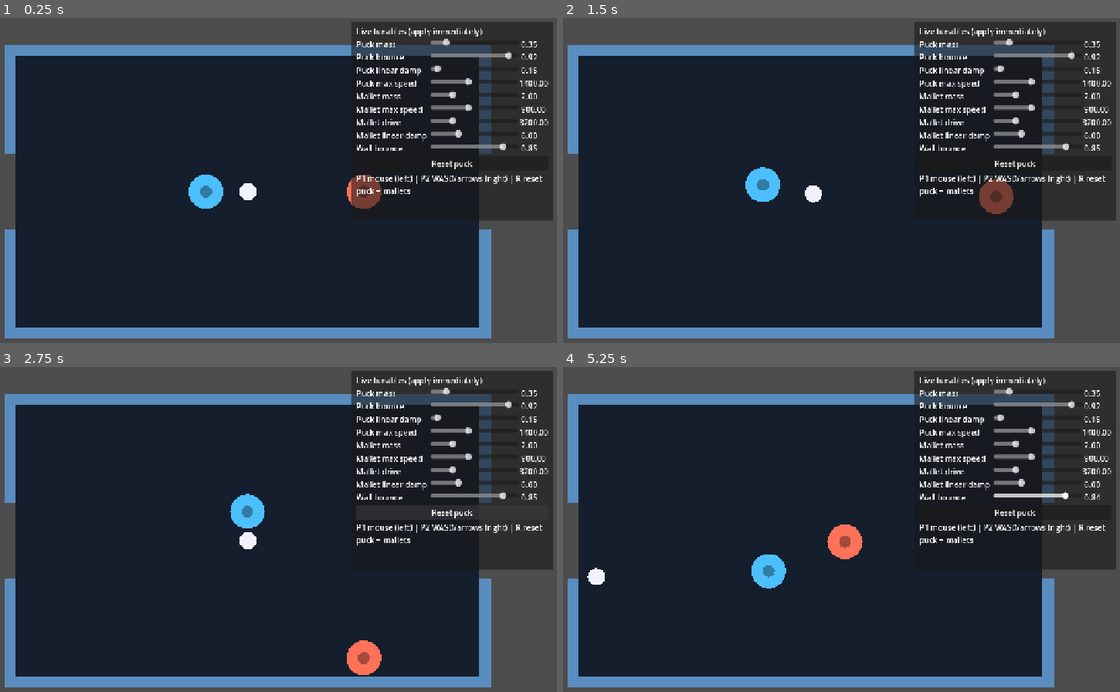
Above: before the commit, frames 1-4 (two rows, left to right).
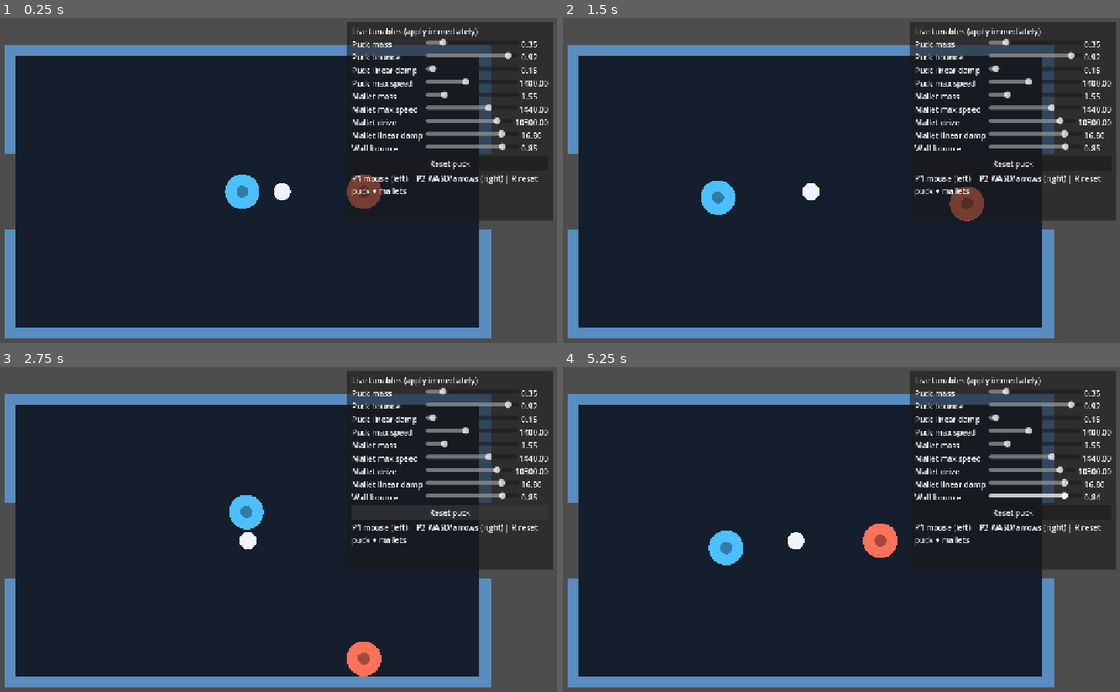
Above: after the commit, the same moments.

Repository: waigore/airhockey
Game: Godot game, scene res://scenes/main.tscn
Two runs of this game, one before a commit and one after it. Both use one fixed random seed, a clock stepped at 60 frames per second and the inputs below.
Inputs (mouse positions are in pixels of both pictures, inside the frame that each line leads up to):
- Up to frame 1 (0.25 s): no input
- Up to frame 2 (1.5 s): tap Enter at 0.5 s; move the mouse to (947, 174) at 0.52 s; hold Right 0.53-1.28 s; tap R at 0.6, 1.35 s; tap Space at 1.25 s; move the mouse to (685, 209) at 1.27 s; hold Down from 1.28 s (still down)
- Up to frame 3 (2.75 s): release Down at 2 s; click "Reset puck" at 2 s
- Up to frame 4 (5.25 s): move the mouse to (874, 464) at 2.77 s; hold Right 2.78-3.53 s; tap R every 0.75 s from 2.85 to 5.1 s; move the mouse to (780, 610) at 3.52 s; hold Up 3.53-4.28 s; move the mouse to (997, 591) at 4.27 s; hold Left from 4.28 s (still down); move the mouse to (624, 487) at 5.02 s

The runs differ from the first frame. In frame 1, 4.0% of the frame differs, in the area x 33-99%, y 1-59%; in frame 2, 4.8%; in frame 3, 2.9%; in frame 4, 5.2%, in the area x 4-99%, y 1-69%.

Commit message:
Set preferred mallet feel as PoC defaults.
Locks in the playtested slider set so a fresh run starts with that response.

Co-authored-by: Cursor <cursoragent@cursor.com>

Diff:
--- a/pocs/physics-feel-live-tunables/scripts/tunables.gd
+++ b/pocs/physics-feel-live-tunables/scripts/tunables.gd
@@ -10,10 +10,10 @@
 var puck_linear_damp: float = 0.15
 var puck_max_speed: float = 1400.0
 
-var mallet_mass: float = 2.0
-var mallet_max_speed: float = 900.0
-var mallet_drive: float = 3200.0 ## spring stiffness; controller adds critical damping
-var mallet_linear_damp: float = 6.0 ## extra follow damping (not engine linear_damp)
+var mallet_mass: float = 1.55
+var mallet_max_speed: float = 1440.0
+var mallet_drive: float = 10300.0 ## follow gain (mapped in mallet controller)
+var mallet_linear_damp: float = 16.8 ## extra follow damping (not engine linear_damp)
 
 var wall_bounce: float = 0.85
 
Not shown, changed: pocs/physics-feel-live-tunables/README.md
